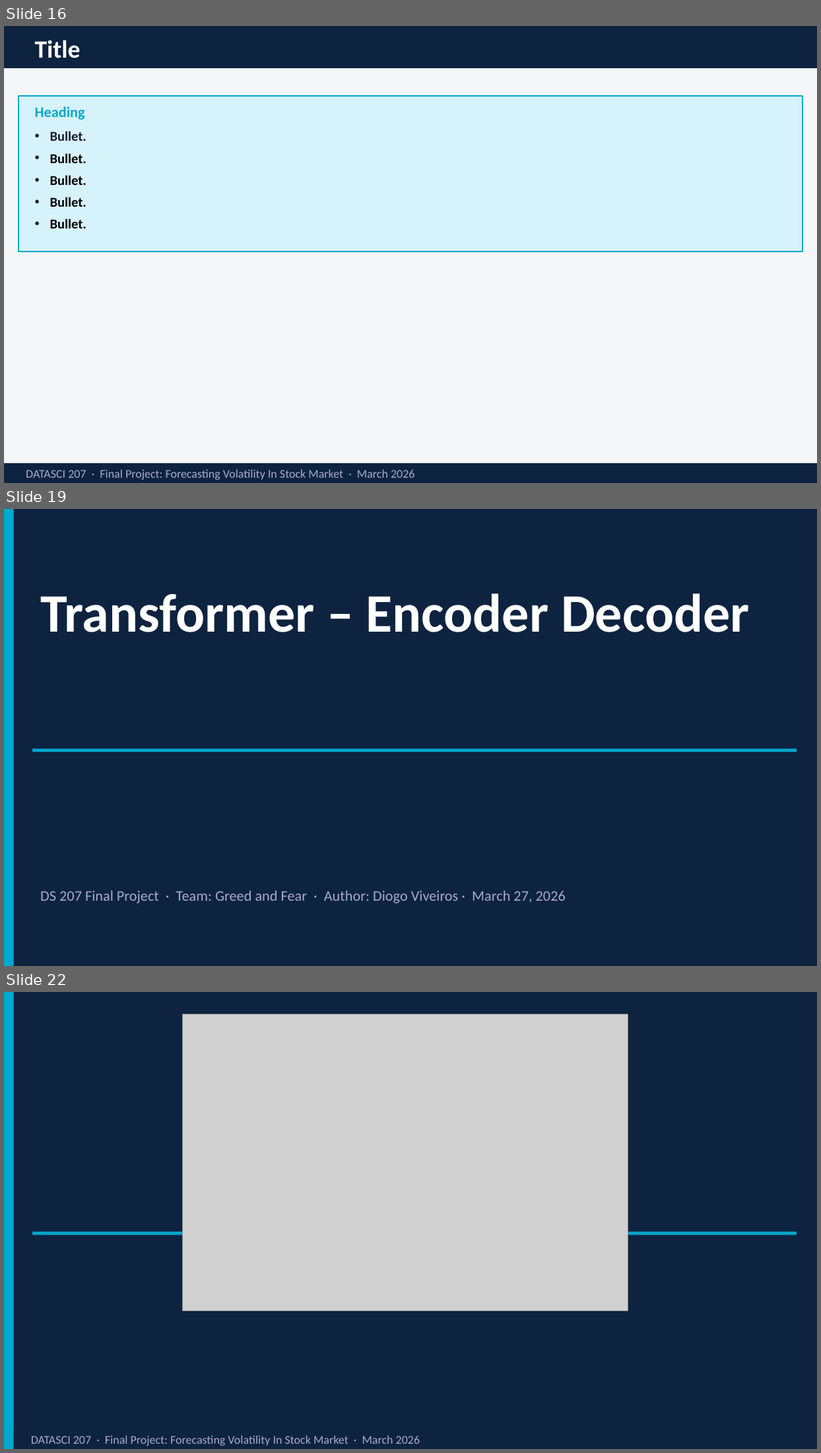
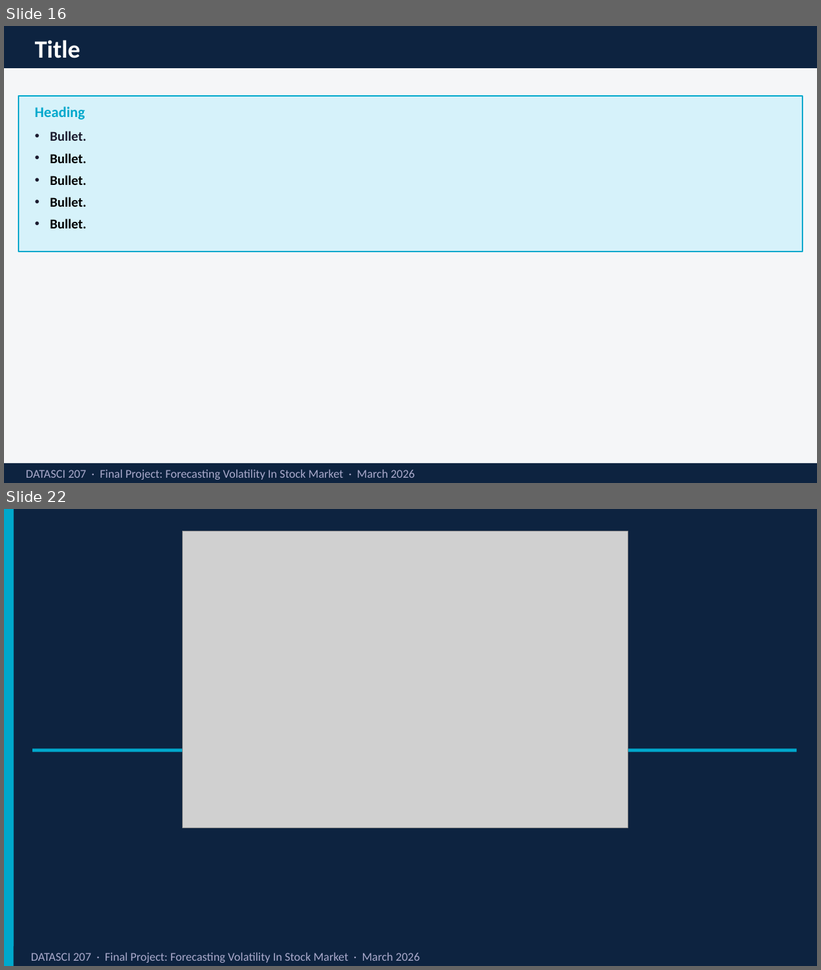
Before and after one commit to geniuscare247/Greed-and-Fear, a slide deck: slides/Forecasting Volatility In Stock Market.pptx. Shown one above the other, each under a label of ours: slides 16, 19 and 22 before the commit, slides 16 and 22 after it; the slides between them are not shown. The pictures are 821x1453 and 821x970 pixels, drawn with LibreOffice and Linux fonts; fonts in the diff are those of the drawing; grey boxes stand for pictures. Boxes give left, top, right and bottom in pixels: in the first picture for what was removed or moved away, otherwise in the second. Text is boxed around its words. In the diff, an @@ line names an element or a change of style, - is before the commit and + after.

```diff
--- a/slides/Forecasting Volatility In Stock Market.pptx
+++ b/slides/Forecasting Volatility In Stock Market.pptx
@@ slide 19 removed at bbox=[4, 509, 817, 966], background #0D2340 @@
@@ rectangle removed at bbox=[4, 509, 14, 966] @@
@@ text removed at bbox=[40, 593, 750, 632] @@
-Transformer – Encoder Decoder
@@ rectangle removed at bbox=[32, 749, 797, 752] @@
@@ text removed at bbox=[40, 890, 566, 904] @@
-DS 207 Final Project · Team: Greed and Fear · Author: Diogo Viveiros · March 27, 2026
```
Also in this commit, not shown: 4 slides changed, 1 slide added.
